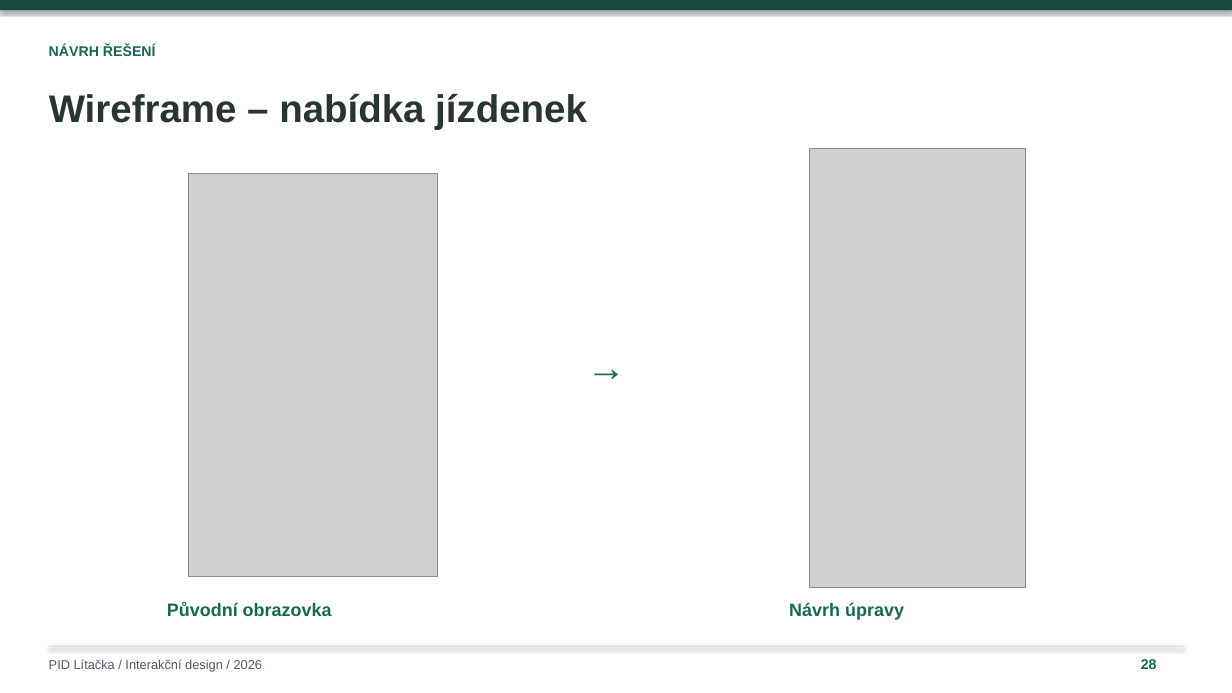
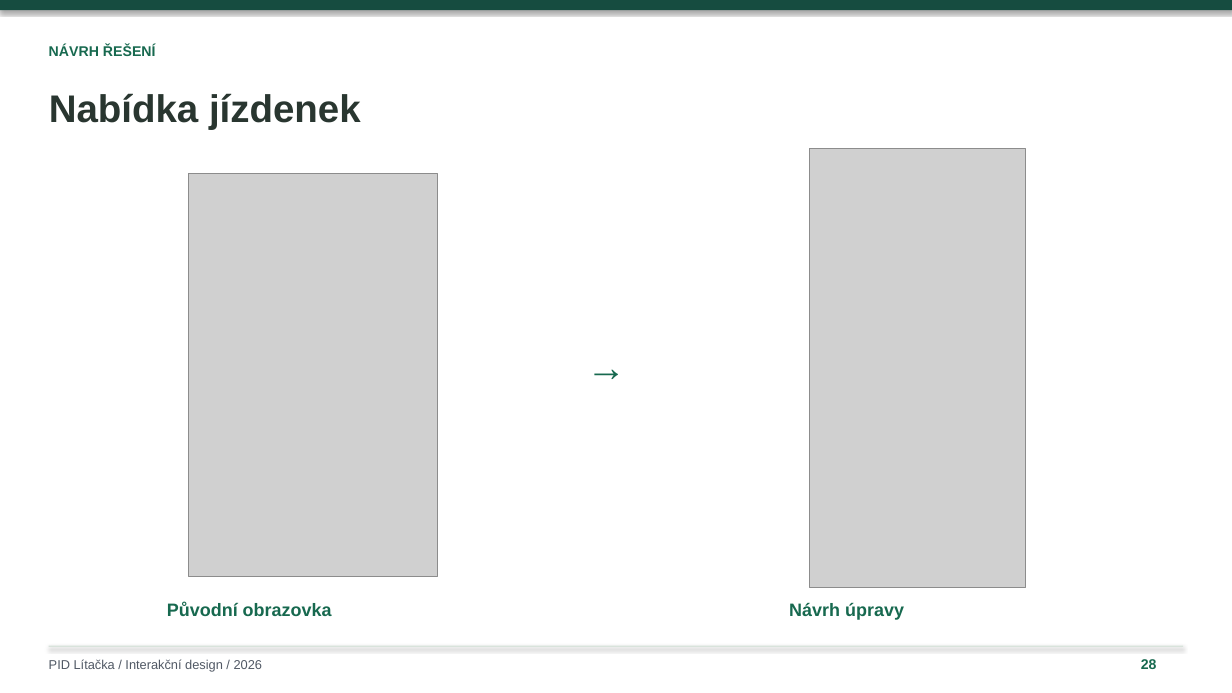
Before and after one commit to ShachPlay/ID_2026, a slide deck: slide 28 of PID-Litacka-Plichta-upravena.pptx. Drawn at 1232x693 pixels with LibreOffice and Linux fonts; fonts in the diff are those of the drawing; grey boxes stand for pictures. Boxes give left, top, right and bottom in pixels: in the first picture for what was removed or moved away, otherwise in the second. Text is boxed around its words. In the diff, an @@ line names an element or a change of style, - is before the commit and + after.

```diff
--- a/PID-Litacka-Plichta-upravena.pptx
+++ b/PID-Litacka-Plichta-upravena.pptx
@@ text at bbox=[49, 93, 361, 130]: text changed @@
-Wireframe – nabídka jízdenek
+Nabídka jízdenek
```
Also in this commit, not shown: 4 other slides changed.
